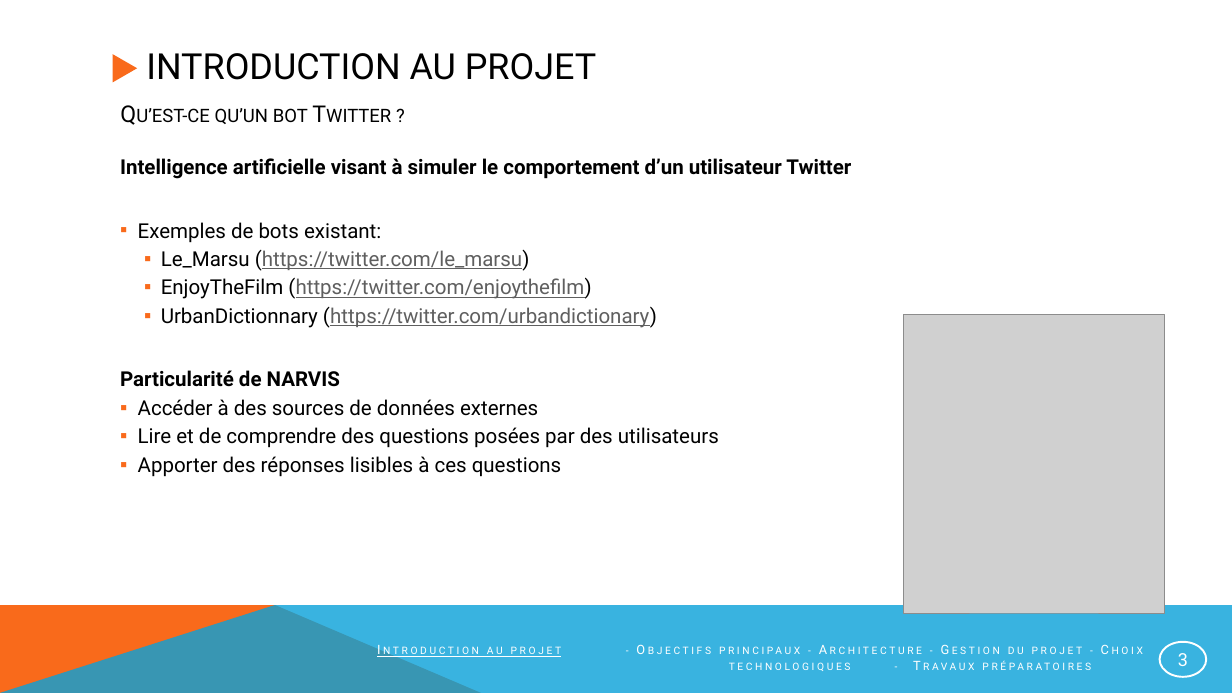
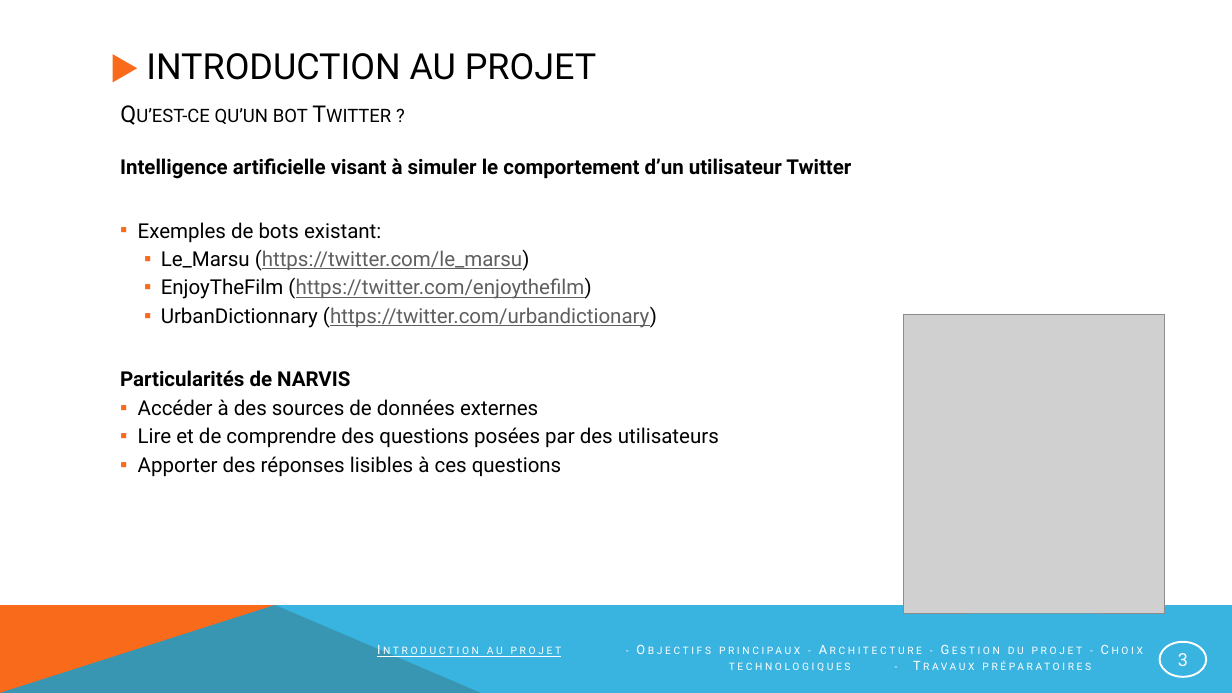
Before and after one commit to NotAVeryIntelligentSystem/NARVIS, a slide deck: slide 3 of Presentation/PrésentationNarvis_2.pptx. Drawn at 1232x693 pixels with LibreOffice and Linux fonts; fonts in the diff are those of the drawing; grey boxes stand for pictures. Boxes give left, top, right and bottom in pixels: in the first picture for what was removed or moved away, otherwise in the second. Text is boxed around its words. In the diff, an @@ line names an element or a change of style, - is before the commit and + after.

```diff
--- a/Presentation/PrésentationNarvis_2.pptx
+++ b/Presentation/PrésentationNarvis_2.pptx
@@ text at (120,370,350,387): text changed @@
-Particularité de NARVIS
+Particularités de NARVIS
```
Also in this commit, not shown: 8 other slides changed.
